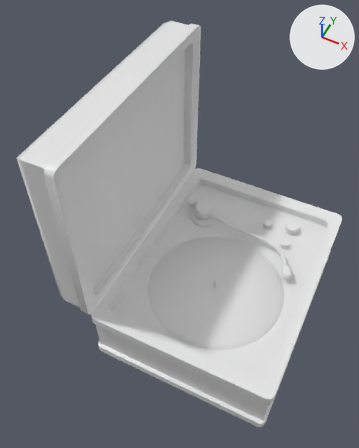
Two versions of the FBX model FunkyVirtualParty_Unity/Assets/Models/TurnTable.fbx, one commit apart.
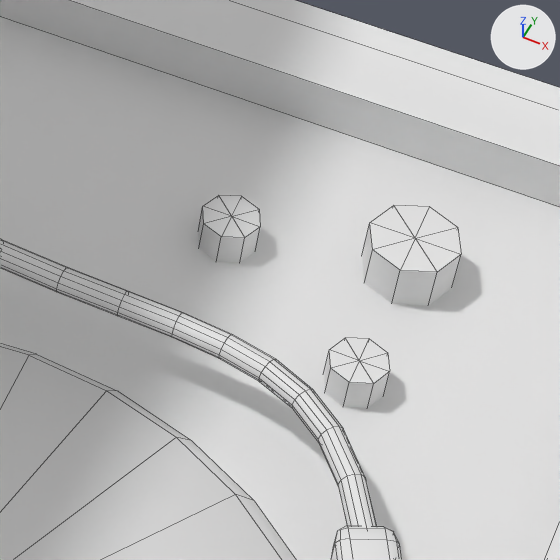
Old and new are each drawn whole from a camera (50 mm lens) standing at (2.39, -5.89, 8.1) and looking at (-0.4, -0.33, 1.14) and again close up on the part from 66% to 87% of the width and 43% to 60% of the height. Every picture has the same lights, and +X, +Y and +Z are marked at upper right. The close-ups show mesh edges as thin lines. Where no turn or scale is listed for an object, it has been applied to the vertices.

Names of what the first close-up shows: 'Needle', 'TurnTable', 'TurnTableBase'.
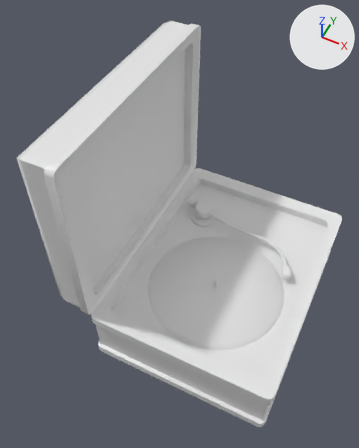
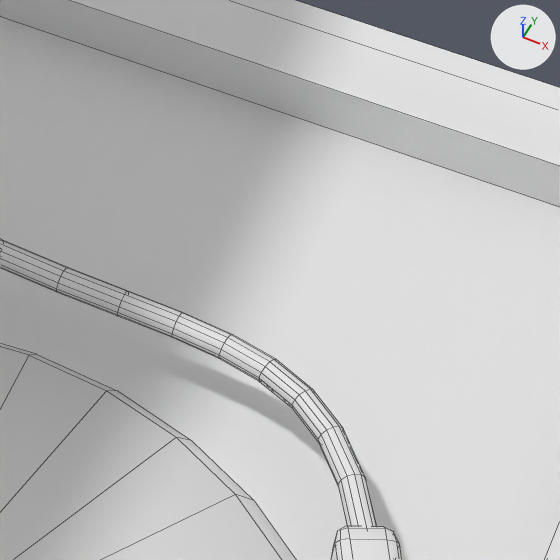
Location of each change, [x1, y1, x2, y2] in pixels of the close-ups (560 x 560 px):
part 1 of me_turntable_010, deleted
    before: [362, 205, 461, 306]
part 2 of me_turntable_010, deleted
    before: [198, 195, 260, 263]
part 3 of me_turntable_010, deleted
    before: [323, 338, 390, 408]

The change in detail:
me_turntable_010 has 392 vertices, 374 faces and spans x -2.55..1.78, y -2.31..2.31, z -0.79..4.19.
me_turntable_010 is used by ob_turntable; location (0.503, 0.0, -0.506).
me_turntable_010 part 1: the loose piece of 17 vertices spanning x 0.74..1.02, y 1.42..1.7, z 0.37..0.59 is deleted.
me_turntable_010 part 2: the loose piece of 17 vertices spanning x 0.27..0.45, y 1.35..1.53, z 0.41..0.55 is deleted.
me_turntable_010 part 3: the loose piece of 17 vertices spanning x 0.79..0.97, y 0.99..1.17, z 0.41..0.55 is deleted.
